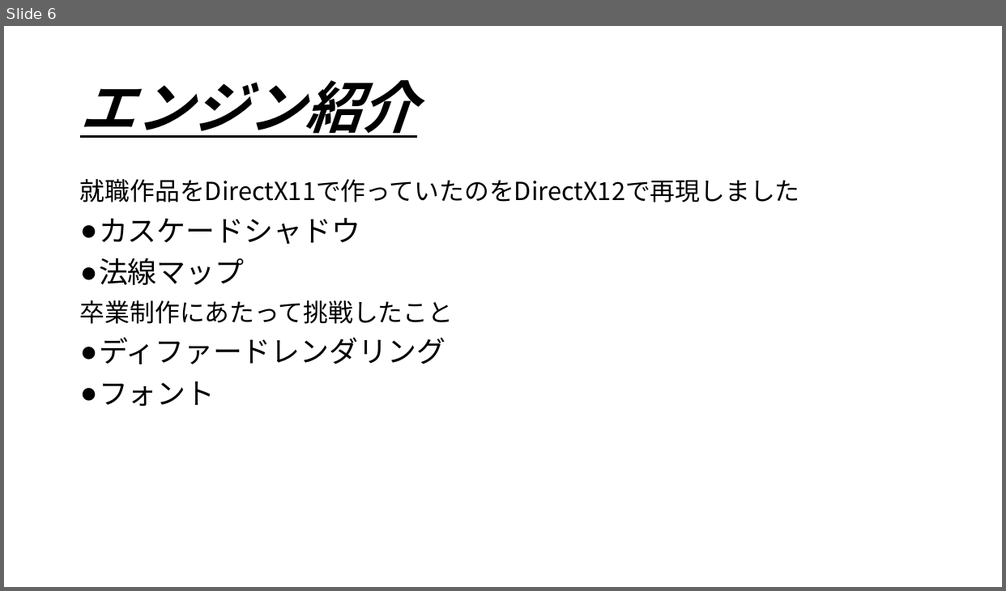
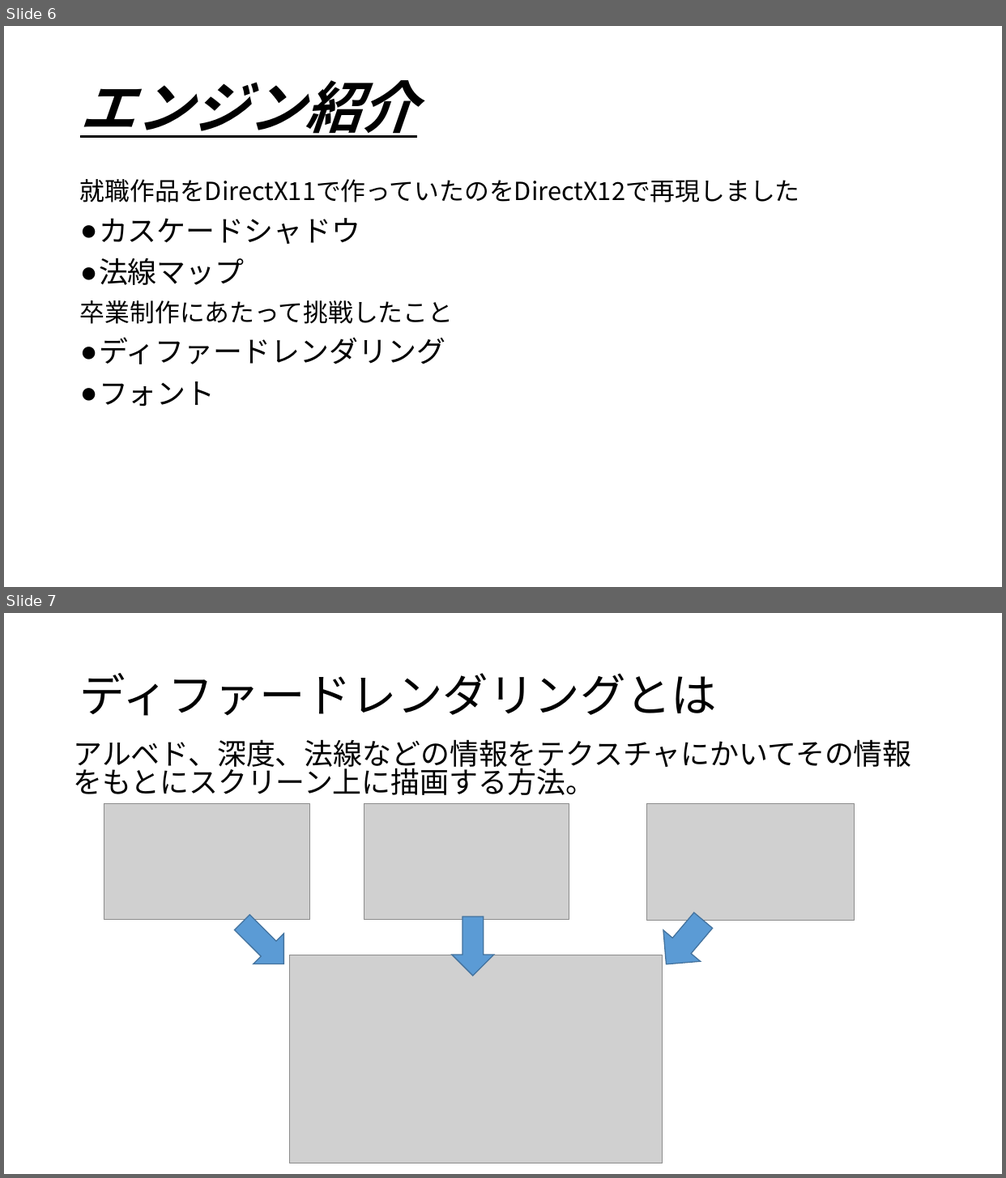
Before and after one commit to kyarameru1102/Phantasy-Star-Offline4, a slide deck: 卒研発表用プレゼン/卒研発表用プレゼン.pptx. Shown one above the other, each under a label of ours: slide 6 before the commit, slides 6 and 7 after it. The pictures are 1006x591 and 1006x1178 pixels, drawn with LibreOffice and Linux fonts; fonts in the diff are those of the drawing; grey boxes stand for pictures; background and template pictures are left out. Boxes give left, top, right and bottom in pixels: in the first picture for what was removed or moved away, otherwise in the second. Text is boxed around its words. In the diff, an @@ line names an element or a change of style, - is before the commit and + after.

```diff
--- a/卒研発表用プレゼン/卒研発表用プレゼン.pptx
+++ b/卒研発表用プレゼン/卒研発表用プレゼン.pptx
@@ slide 7 added at [4,613,1002,1174], background picture (left out) @@
@@ title added at [80,673,717,716], 44 pt, text #000000 @@
+ディファードレンダリングとは
@@ text added at [74,739,912,795], 28 pt, text #000000 @@
+アルベド、深度、法線などの情報をテクスチャにかいてその情報をもとにスクリーン上に描画する方法。
@@ picture added at [104,804,310,920] @@
@@ picture added at [364,804,569,920] @@
@@ picture added at [647,804,854,921] @@
@@ up arrow added at [227,907,300,980], fill #5B9BD5, outline #43739E 1 pt @@
@@ down arrow added at [452,917,493,976], fill #5B9BD5, outline #43739E 1 pt @@
@@ down arrow added at [648,905,722,981], fill #5B9BD5, outline #43739E 1 pt @@
@@ picture added at [289,955,662,1164] @@
```
Also in this commit, not shown: 1 slide changed.
